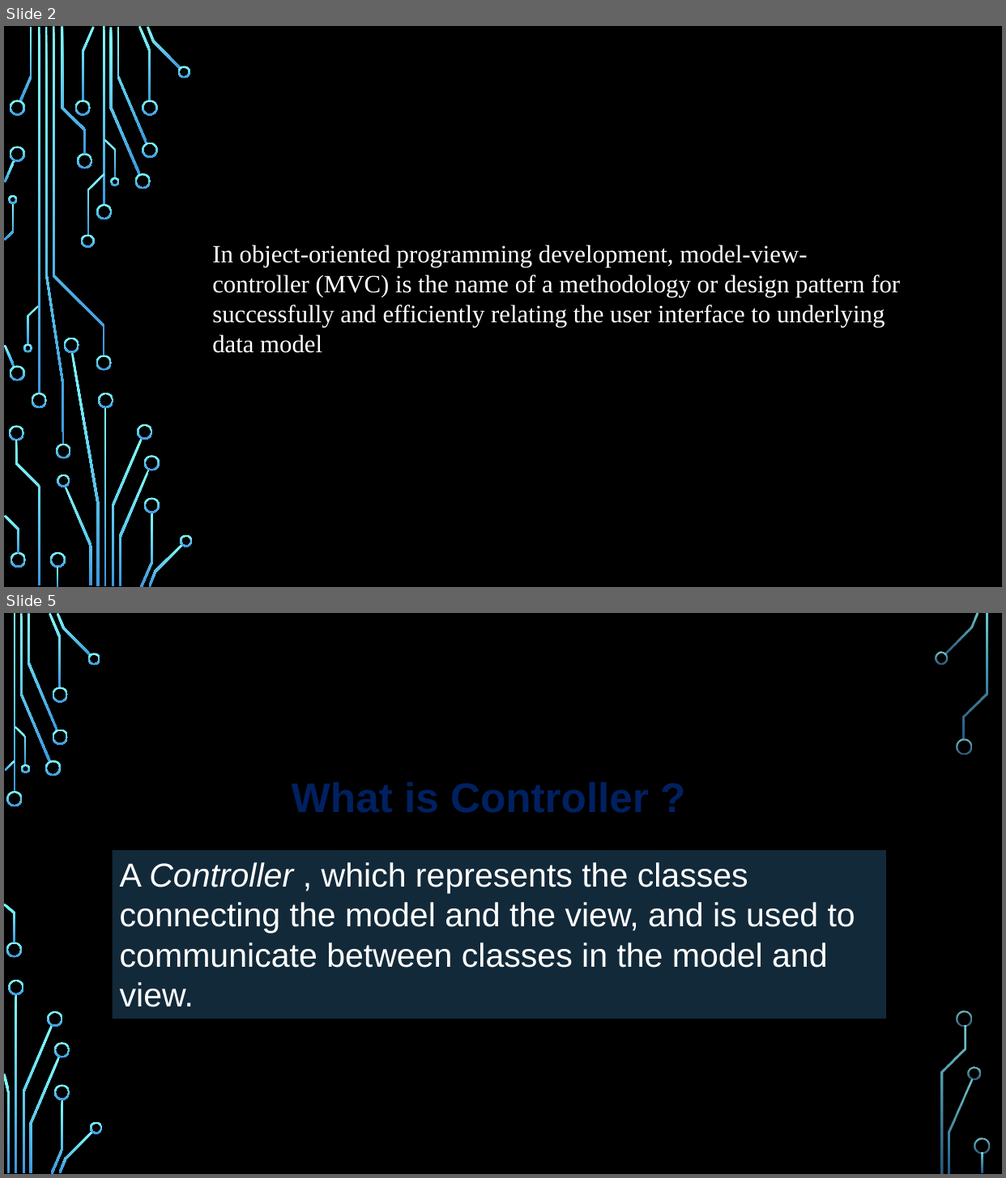
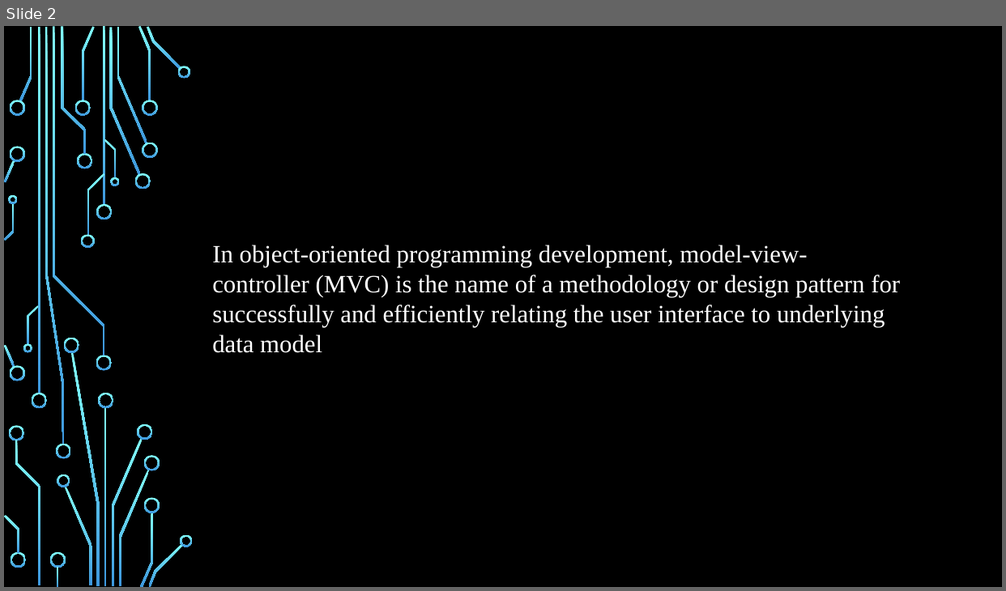
Before and after one commit to bugChanger/E-receipit_for_CSE404, a slide deck: MVC_video.pptx. Shown one above the other, each under a label of ours: slides 2 and 5 before the commit, slide 2 after it; the slides between them are not shown. The pictures are 1006x1178 and 1006x591 pixels, drawn with LibreOffice and Linux fonts; fonts in the diff are those of the drawing; background and template pictures are left out. Boxes give left, top, right and bottom in pixels: in the first picture for what was removed or moved away, otherwise in the second. Text is boxed around its words. In the diff, an @@ line names an element or a change of style, - is before the commit and + after.

```diff
--- a/MVC_video.pptx
+++ b/MVC_video.pptx
@@ slide 5 removed at (x1=4, y1=613, x2=1002, y2=1174), background picture (left out) @@
@@ text removed at (x1=284, y1=767, x2=714, y2=825) @@
-What is Controller ?
@@ rectangle removed at (x1=113, y1=850, x2=887, y2=1020) @@
-A Controller , which represents the classes connecting the model and the view, and is used to communicate between classes in the model and view.
@@ group removed at (x1=4, y1=613, x2=990, y2=1174): 33 freeform shapes, 3 rectangles @@
```
Also in this commit, not shown: 2 slides changed, 3 slides added, 3 other slides removed.
